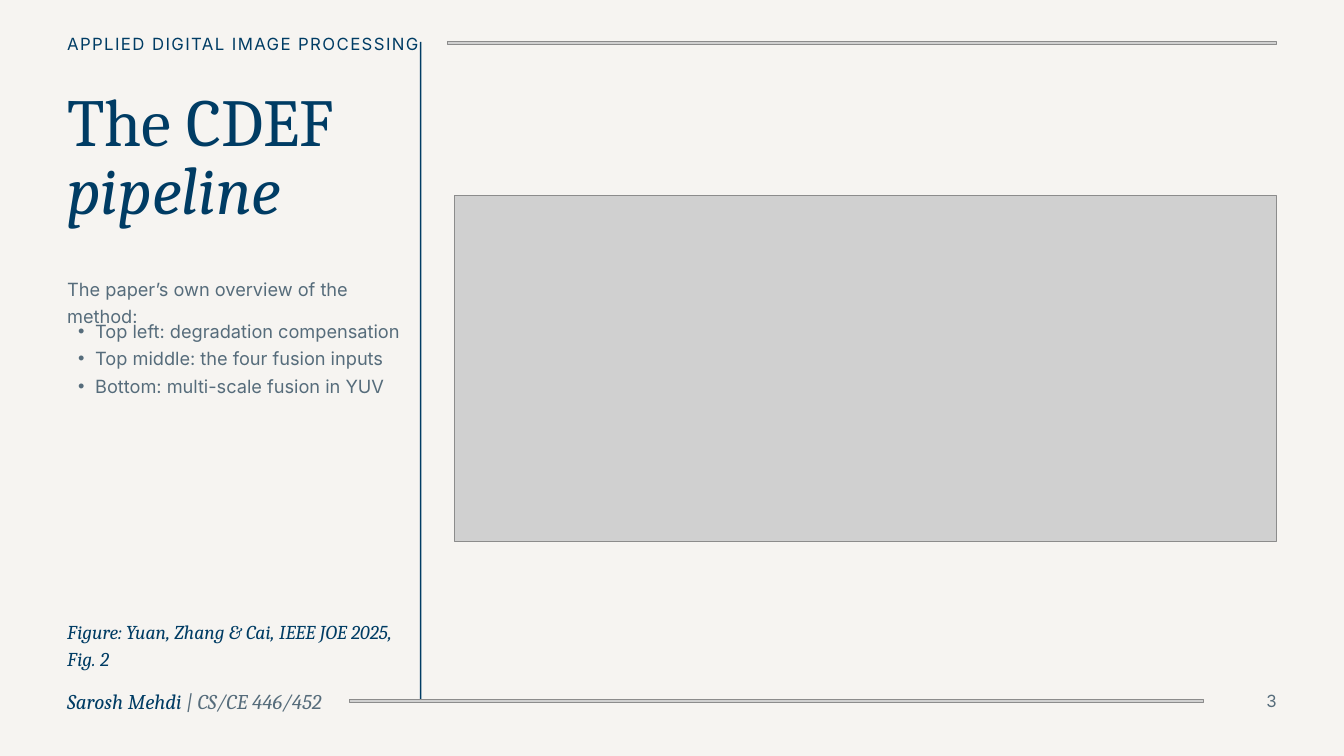
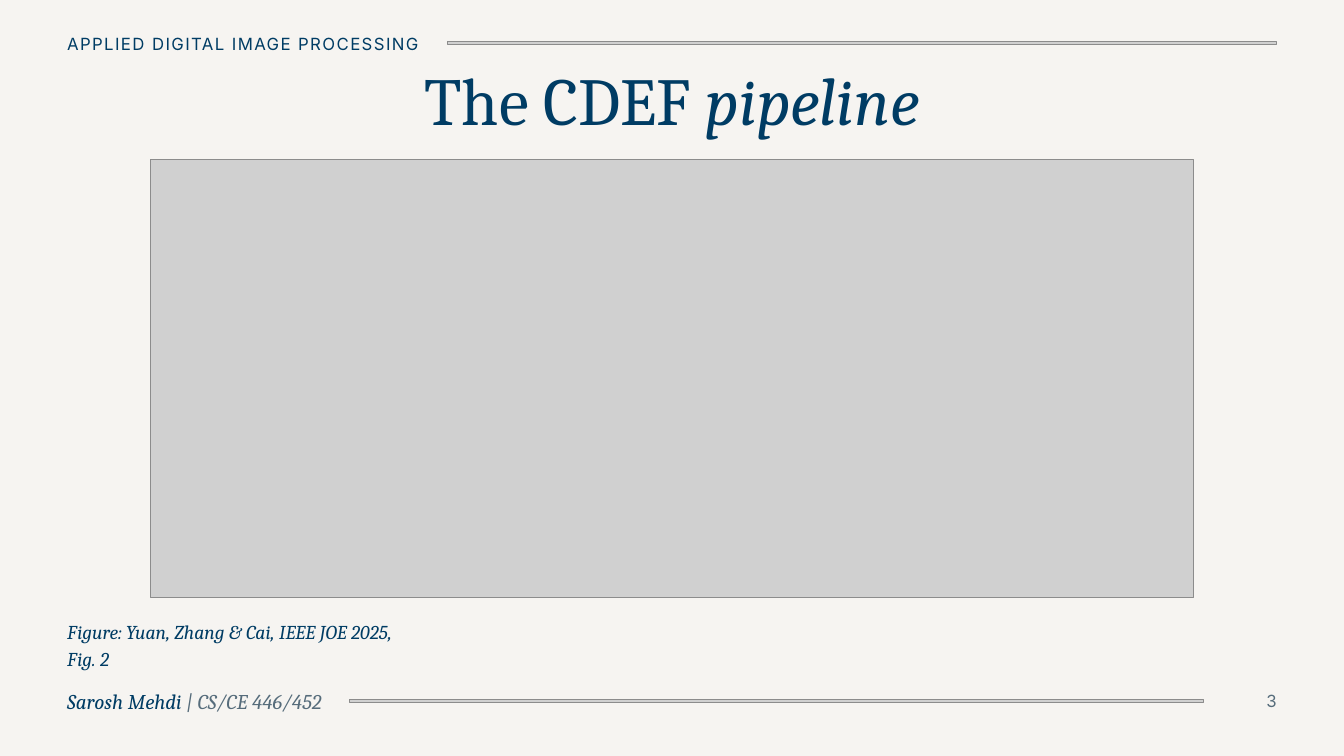
Before and after one commit to SaroshMehdi/adip_cdef_replication, a slide deck: slide 3 of CDEF Replication Interim Presentation II (updated).pptx. Drawn at 1344x756 pixels with LibreOffice and Linux fonts; fonts in the diff are those of the drawing; grey boxes stand for pictures. Boxes give left, top, right and bottom in pixels: in the first picture for what was removed or moved away, otherwise in the second. Text is boxed around its words. In the diff, an @@ line names an element or a change of style, - is before the commit and + after.

```diff
--- a/CDEF Replication Interim Presentation II (updated).pptx
+++ b/CDEF Replication Interim Presentation II (updated).pptx
@@ rectangle removed at [420, 42, 421, 702] @@
@@ title "The CDEF pipeline": place and size @@
-title "The CDEF pipeline" at [67, 99, 333, 229]
+title "The CDEF pipeline" at [424, 78, 920, 140]
@@ title "The CDEF pipeline" at [424, 78, 920, 140]: alignment left to centre @@
@@ picture: place and size @@
-picture at [455, 196, 1276, 540]
+picture at [150, 159, 1194, 598]
@@ text removed at [67, 282, 348, 328] @@
-The paper’s own overview of the method:
@@ text removed at [95, 324, 399, 393] @@
-• Top left: degradation compensation
-• Top middle: the four fusion inputs
-• Bottom: multi-scale fusion in YUV
```
Also in this commit, not shown: 4 other slides changed, 1 slide removed, 58 other files.
